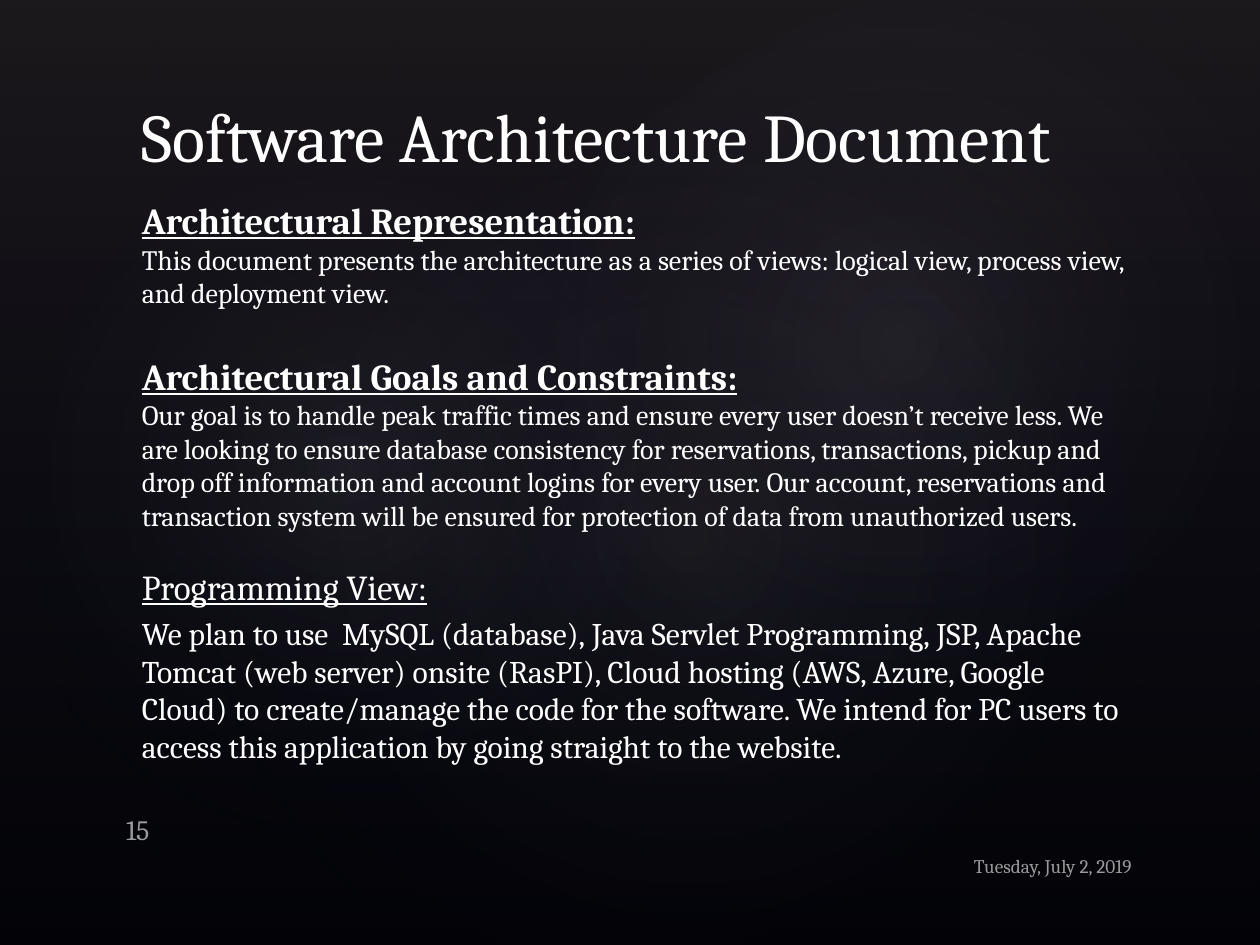
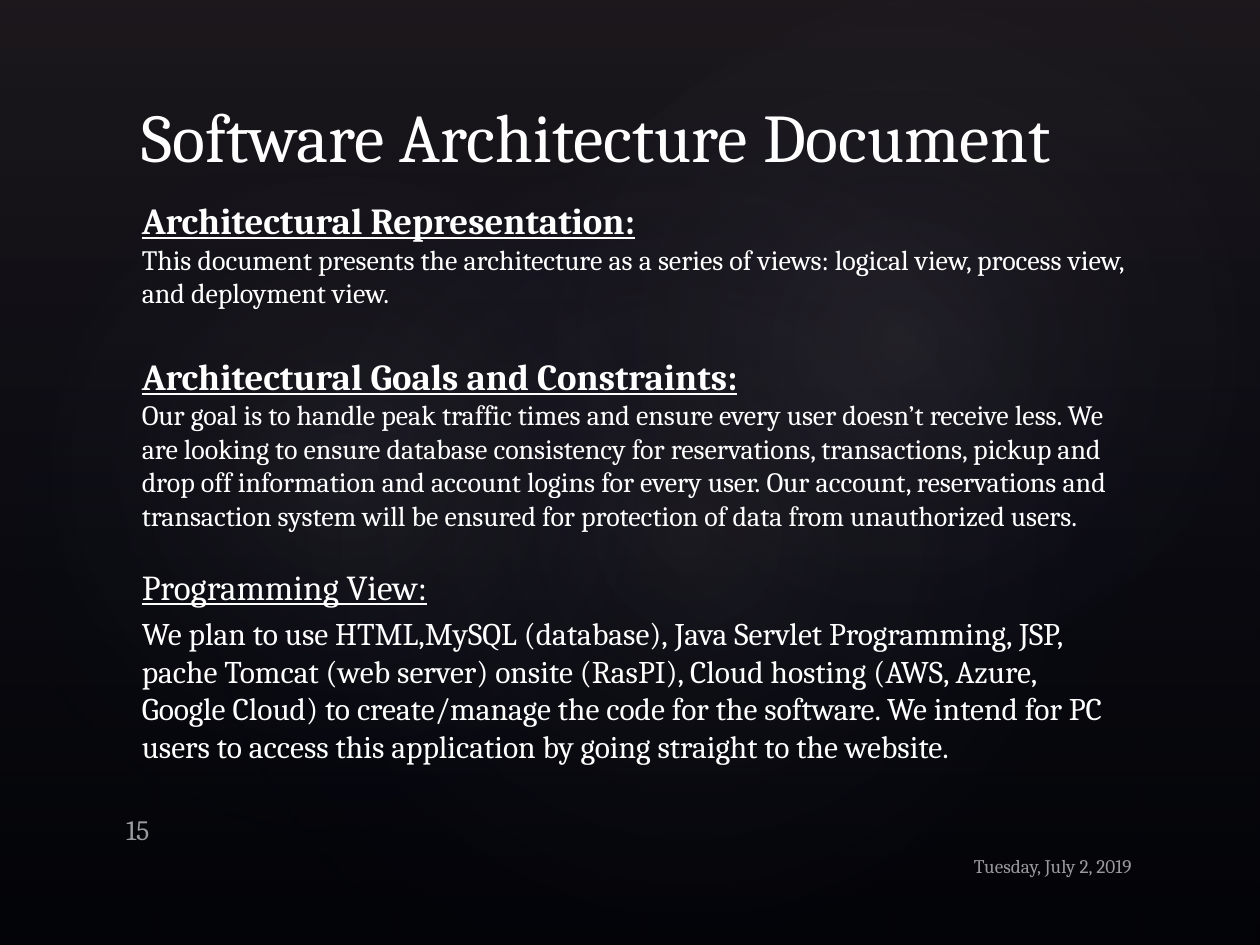
Before and after one commit to iv1660yg/MSU-ICS-370, a slide deck: slide 15 of Project_Elaboration_1.pptx. Drawn at 1260x945 pixels with LibreOffice and Linux fonts; fonts in the diff are those of the drawing; background and template pictures are left out. Boxes give left, top, right and bottom in pixels: in the first picture for what was removed or moved away, otherwise in the second. Text is boxed around its words. In the diff, an @@ line names an element or a change of style, - is before the commit and + after.

```diff
--- a/Project_Elaboration_1.pptx
+++ b/Project_Elaboration_1.pptx
@@ text at <box>142,623,1102,765</box>: text changed @@
-We plan to use MySQL (database), Java Servlet Programming, JSP, Apache Tomcat (web server) onsite (RasPI), Cloud hosting (AWS, Azure, Google Cloud) to create/manage the code for the software. We intend for PC users to access this application by going straight to the website.
+We plan to use HTML,MySQL (database), Java Servlet Programming, JSP, pache Tomcat (web server) onsite (RasPI), Cloud hosting (AWS, Azure, Google Cloud) to create/manage the code for the software. We intend for PC users to access this application by going straight to the website.
```
Also in this commit, not shown: 1 other slide changed.
